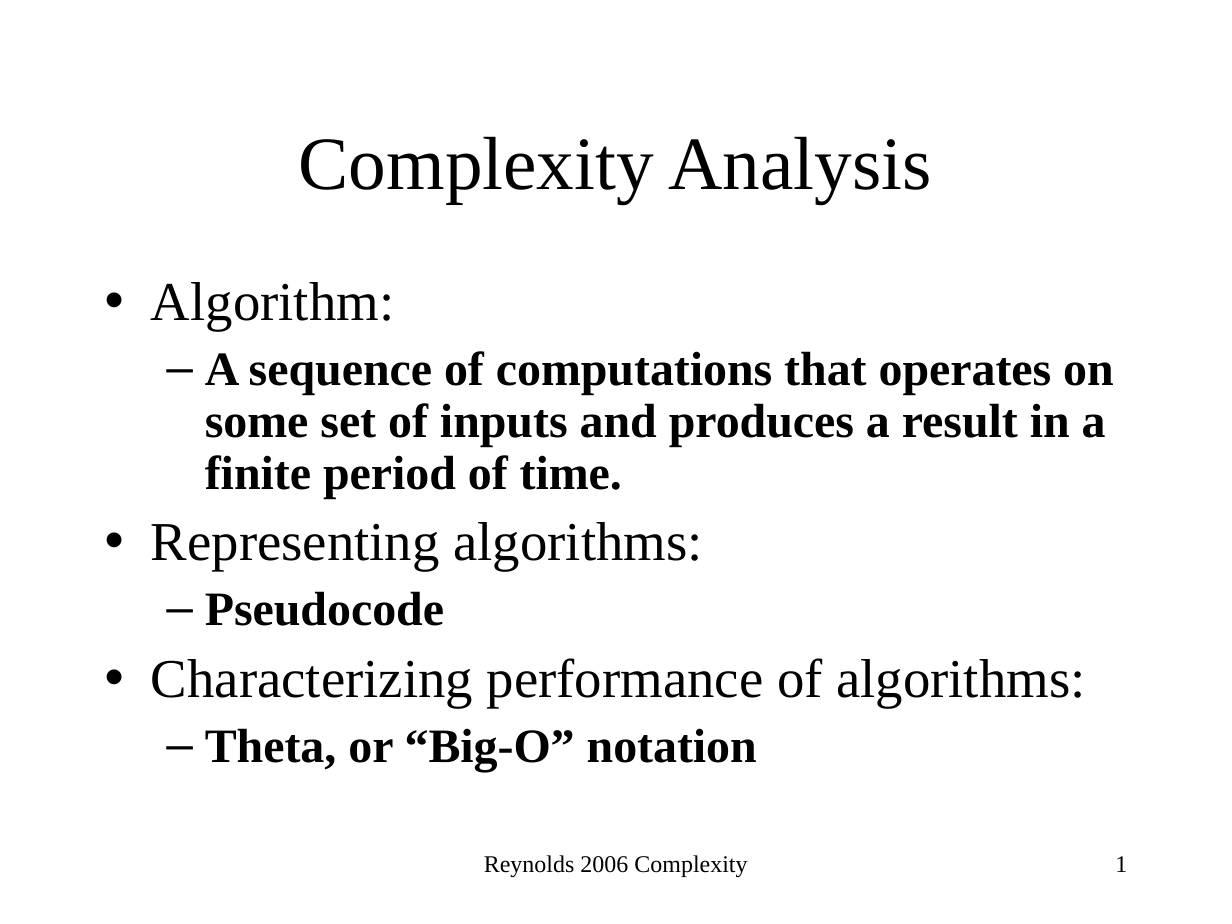
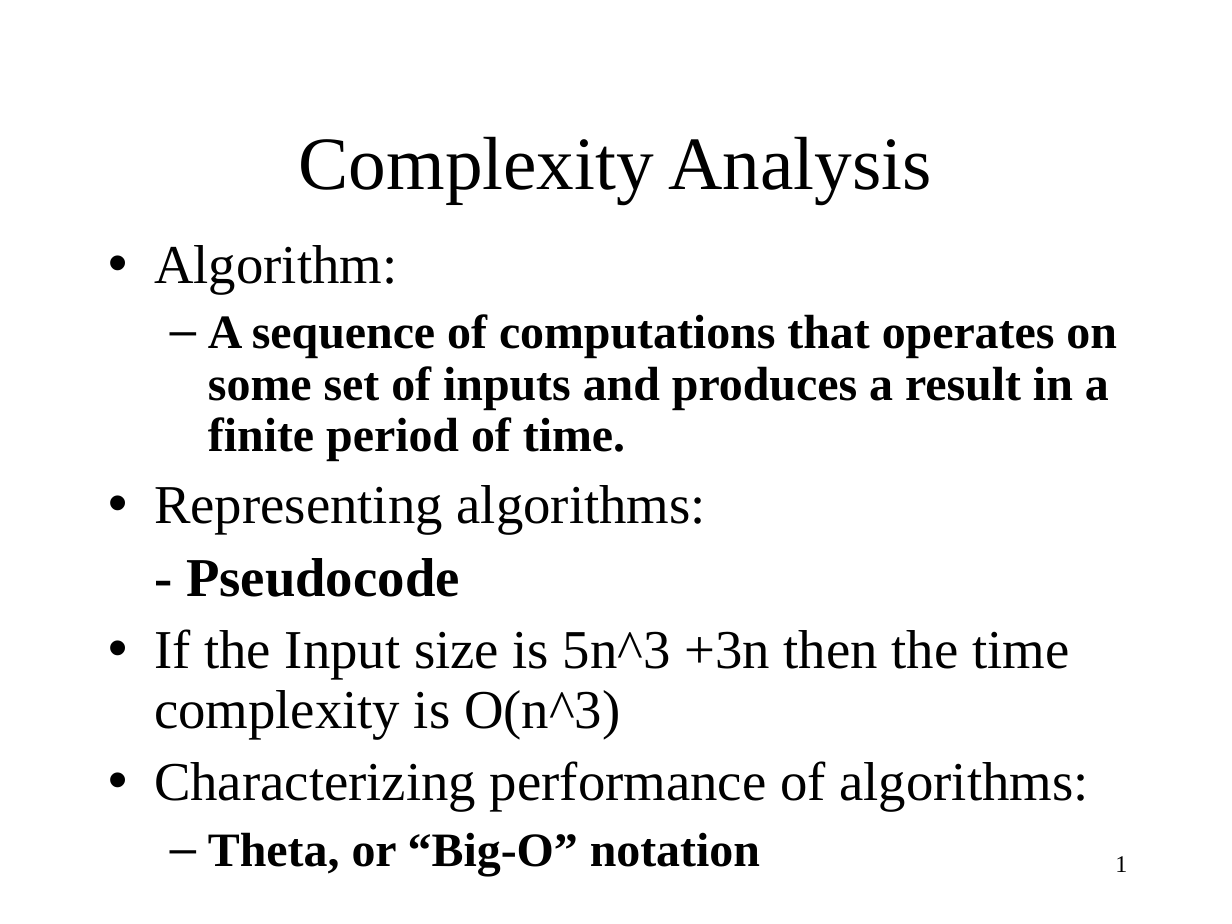
Before and after one commit to kartikshahc/testing, a slide deck: slide 1 of ComplexityAnalysis.ppt. Drawn at 1232x924 pixels with LibreOffice and Linux fonts; fonts in the diff are those of the drawing. Boxes give left, top, right and bottom in pixels: in the first picture for what was removed or moved away, otherwise in the second. Text is boxed around its words. In the diff, an @@ line names an element or a change of style, - is before the commit and + after.

```diff
--- a/ComplexityAnalysis.ppt
+++ b/ComplexityAnalysis.ppt
@@ text "Algorithm:": place and size @@
-text "Algorithm:" at [151, 282, 1114, 772]
+text "Algorithm:" at [154, 245, 1117, 875]
@@ text at [154, 245, 1088, 811]: indent changed @@
@@ text at [154, 558, 1069, 738]: text changed; size 28 to 32 pt; bold off @@
-  – Pseudocode
+- Pseudocode
+• If the Input size is 5n^3 +3n then the time complexity is O(n^3)
@@ text removed at [484, 855, 747, 877] @@
-Reynolds 2006 Complexity
```
Also in this commit, not shown: 12 other slides changed, 14 slides added, 14 slides removed, 3 other files.
